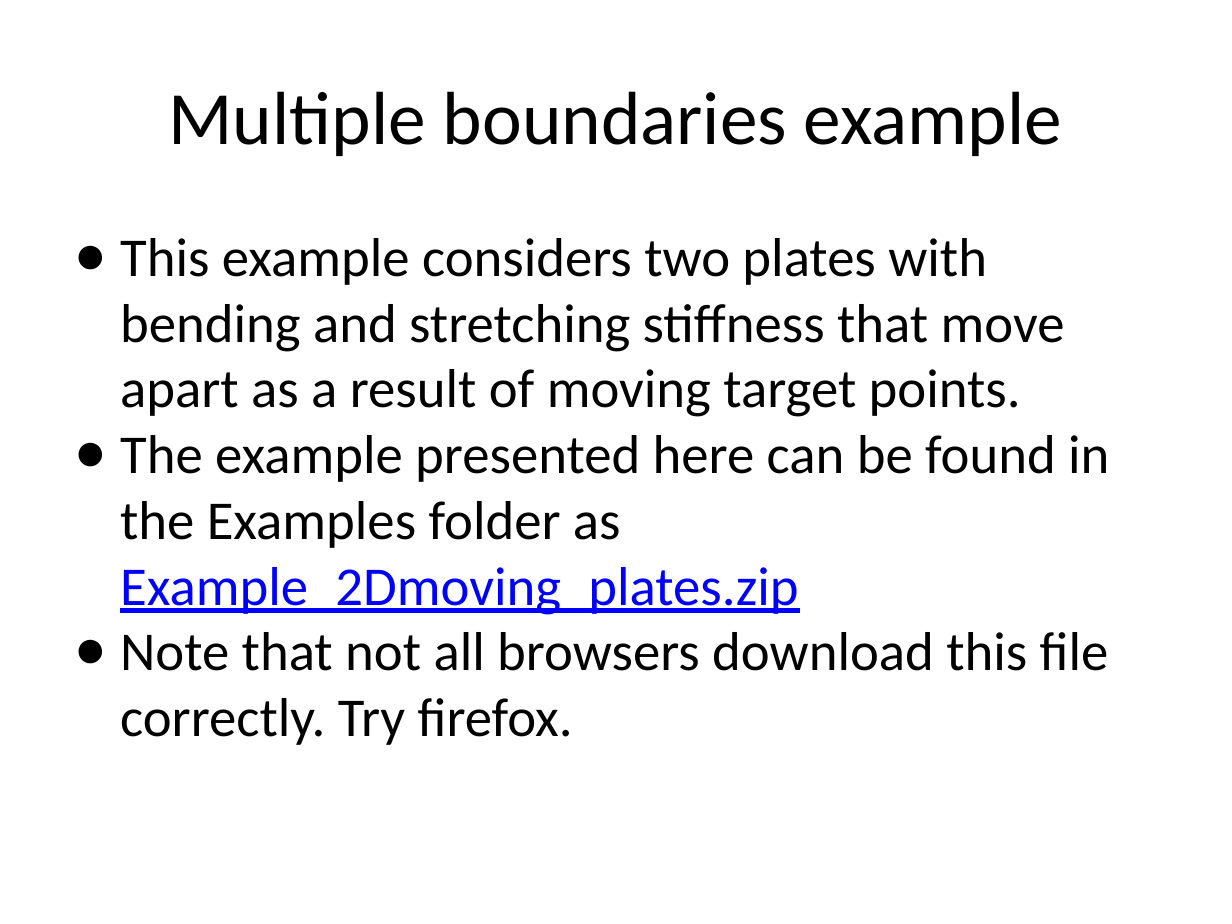
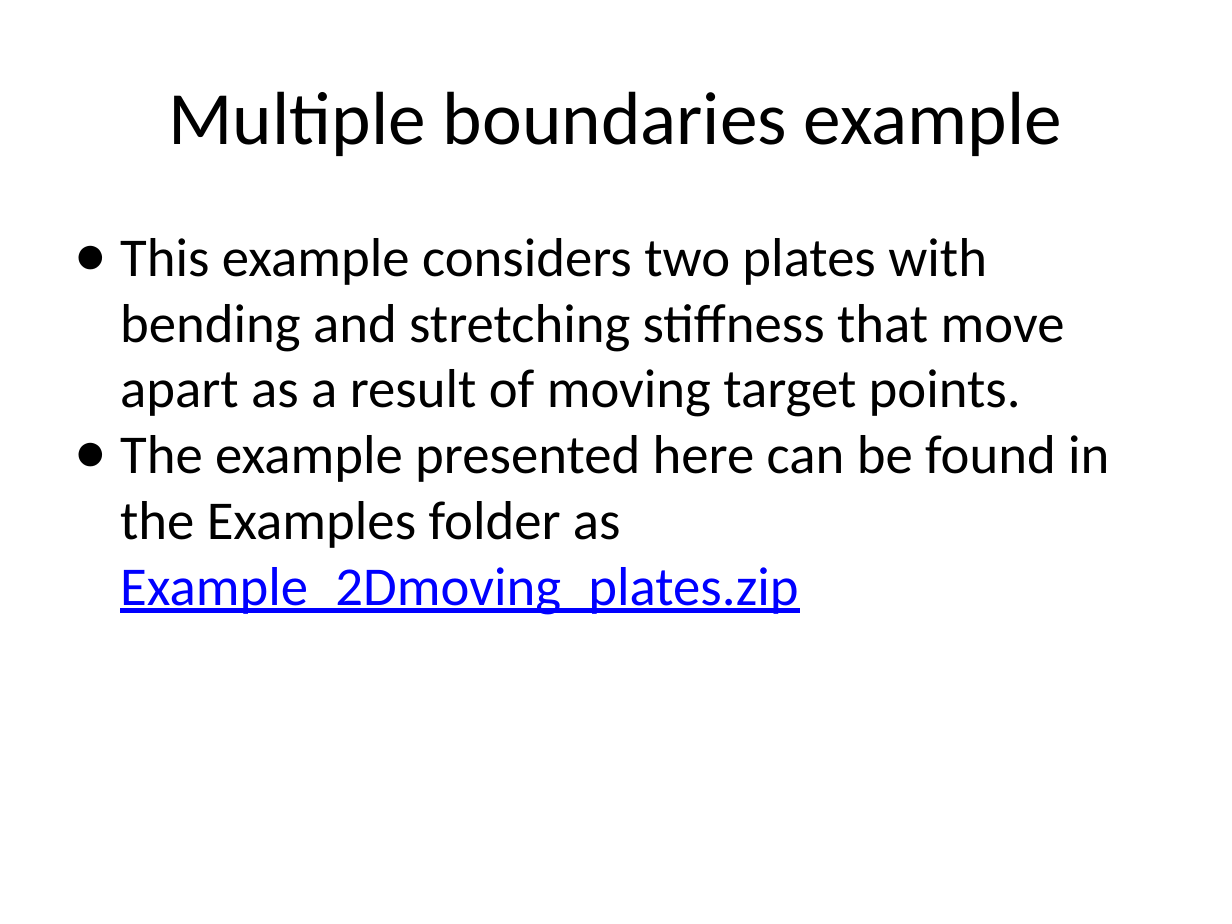
Before and after one commit to fairyflies9/IBAMR-Tutorials, a slide deck: slide 15 of IBAMR Lectures/Lecture 5 - IBAMR Tutorial_ Changing Target Positions and Springs.pptx. Drawn at 1232x924 pixels with LibreOffice and Linux fonts; fonts in the diff are those of the drawing. Boxes give left, top, right and bottom in pixels: in the first picture for what was removed or moved away, otherwise in the second. Text is boxed around its words. In the diff, an @@ line names an element or a change of style, - is before the commit and + after.

```diff
--- a/IBAMR Lectures/Lecture 5 - IBAMR Tutorial_ Changing Target Positions and Springs.pptx
+++ b/IBAMR Lectures/Lecture 5 - IBAMR Tutorial_ Changing Target Positions and Springs.pptx
@@ text at [120,632,1109,745]: paragraph removed @@
-● Note that not all browsers download this file correctly. Try firefox.
```
Also in this commit, not shown: 1 other slide changed.
